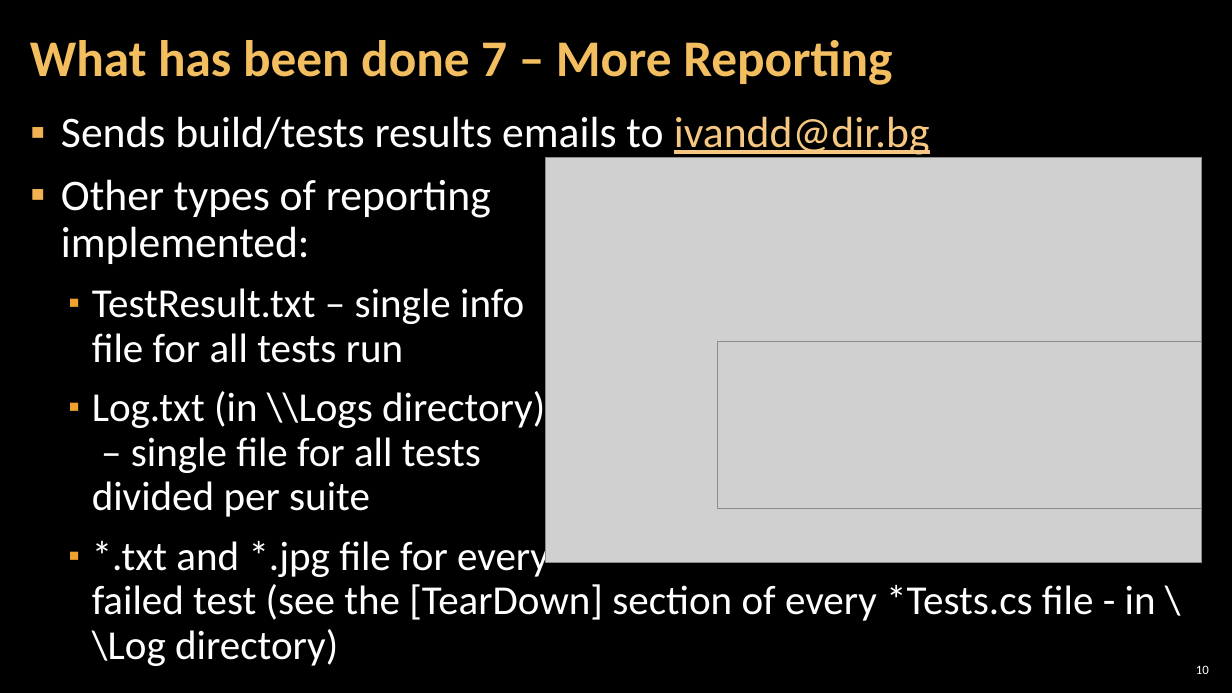
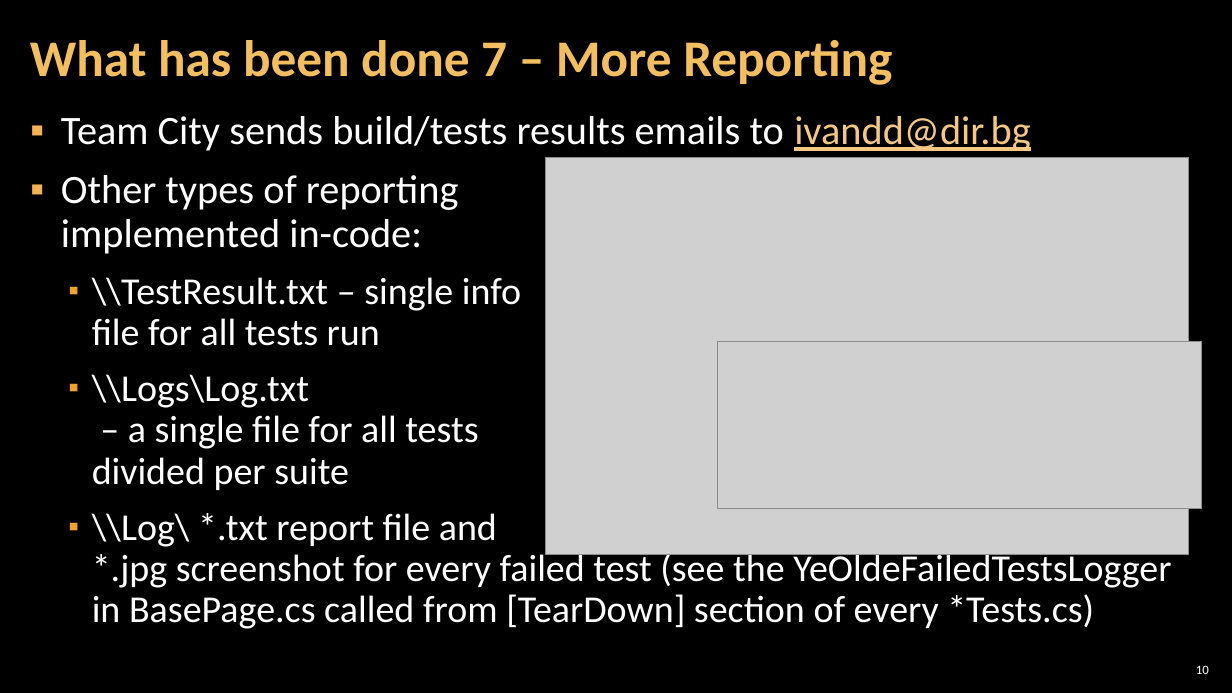
Before and after one commit to vankatabe/Feijoa, a slide deck: slide 10 of Documentation/SoftUni-QA_Automation-BlogProject-Feijoa-Features.pptx. Drawn at 1232x693 pixels with LibreOffice and Linux fonts; fonts in the diff are those of the drawing; grey boxes stand for pictures; background and template pictures are left out. Boxes give left, top, right and bottom in pixels: in the first picture for what was removed or moved away, otherwise in the second. Text is boxed around its words. In the diff, an @@ line names an element or a change of style, - is before the commit and + after.

```diff
--- a/Documentation/SoftUni-QA_Automation-BlogProject-Feijoa-Features.pptx
+++ b/Documentation/SoftUni-QA_Automation-BlogProject-Feijoa-Features.pptx
@@ text at (x1=61, y1=116, x2=1171, y2=629): text changed; size 32 to 29.6 pt @@
-▪ Sends build/tests results emails to ivandd@dir.bg
-▪ Other types of reporting
-  implemented:
-  ▪ TestResult.txt – single info
-    file for all tests run
-  ▪ Log.txt (in \\Logs directory)
-    – single file for all tests
-    divided per suite
-  ▪ *.txt and *.jpg file for every
-    failed test (see the [TearDown] section of every *Tests.cs file - in \\Log directory)
+▪ Team City sends build/tests results emails to ivandd@dir.bg
+▪ Other types of reporting
+  implemented in-code:
+  ▪ \\TestResult.txt – single info
+    file for all tests run
+  ▪ \\Logs\Log.txt
+    – a single file for all tests
+    divided per suite
+  ▪ \\Log\ *.txt report file and
+    *.jpg screenshot for every failed test (see the YeOldeFailedTestsLogger in BasePage.cs called from [TearDown] section of every *Tests.cs)
@@ picture resized from (x1=545, y1=157, x2=1202, y2=562) to (x1=545, y1=157, x2=1189, y2=555) @@
```
Also in this commit, not shown: 8 other slides changed, 5 other files.
